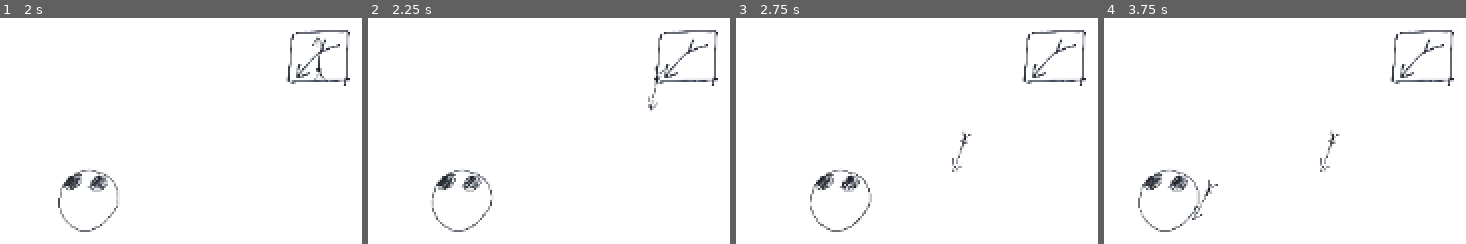
Above: before the commit, frames 1-4 (left to right).
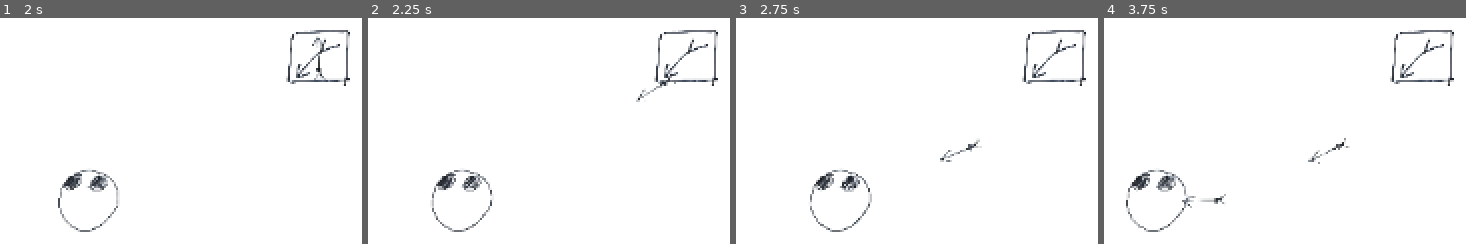
Above: after the commit, the same moments.

Repository: OzuYatamutsu/notebook-tower-defense
Game: Godot game, scene res://levels/test_level.tscn
Two runs of this game, one before a commit and one after it. Both use one fixed random seed, a clock stepped at 60 frames per second and the inputs below.
Inputs:
- Up to frame 1 (2 s): no input
- Up to frame 2 (2.25 s): no input
- Up to frame 3 (2.75 s): no input
- Up to frame 4 (3.75 s): no input

Frame 1 is identical in both runs. In frame 2, 0.3% of the frame differs, in the area x 74-86%, y 21-42%; in frame 3, 0.4%; in frame 4, 2.5%, in the area x 6-68%, y 49-95%.

Commit message:
Fix arrow angle calculation

Diff:
--- a/projectiles/Arrow.tscn
+++ b/projectiles/Arrow.tscn
@@ -4,7 +4,7 @@
 [ext_resource type="Script" uid="uid://c7wj6o4lc2bsf" path="res://projectiles/arrow.gd" id="1_xhfri"]
 
 [sub_resource type="RectangleShape2D" id="RectangleShape2D_v6doq"]
-size = Vector2(36, 447)
+size = Vector2(63, 489)
 
 [node name="Arrow" type="StaticBody2D"]
 collision_layer = 8
@@ -16,7 +16,7 @@
 texture = ExtResource("1_ky4i0")
 
 [node name="CollisionShape2D" type="CollisionShape2D" parent="."]
-position = Vector2(3, -3.5)
+position = Vector2(2, -24)
 shape = SubResource("RectangleShape2D_v6doq")
 
 [node name="DespawnTimer" type="Timer" parent="."]
--- a/projectiles/arrow.gd
+++ b/projectiles/arrow.gd
@@ -10,4 +10,6 @@
 
     # We want to point the head of the arrow at
     # what we're firing
-    rotation = position.angle_to_point(TARGET_LOCATION)
+    rotation = global_position.angle_to_point(
+        TARGET_LOCATION
+    ) + (PI/2)
